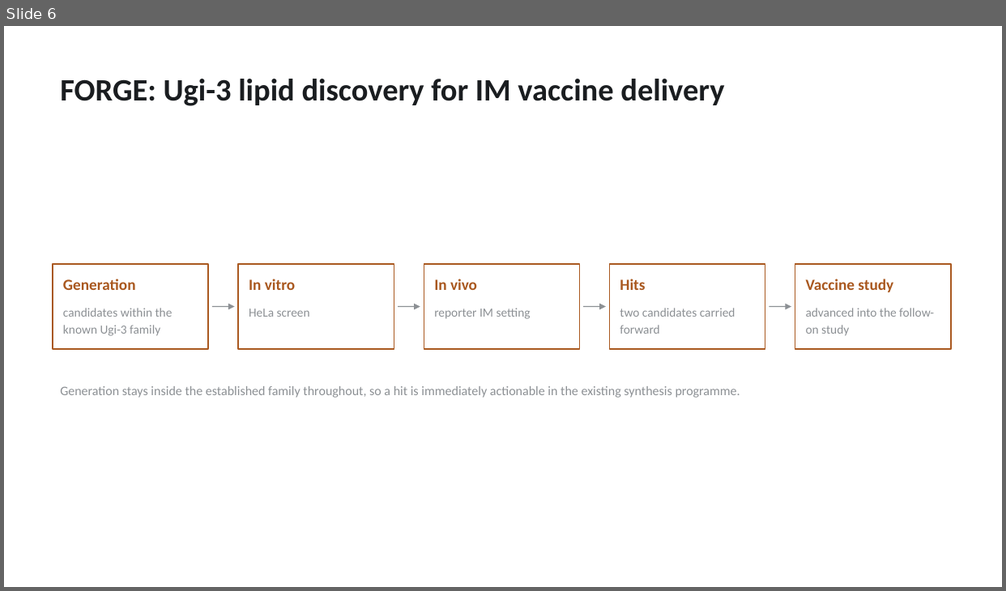
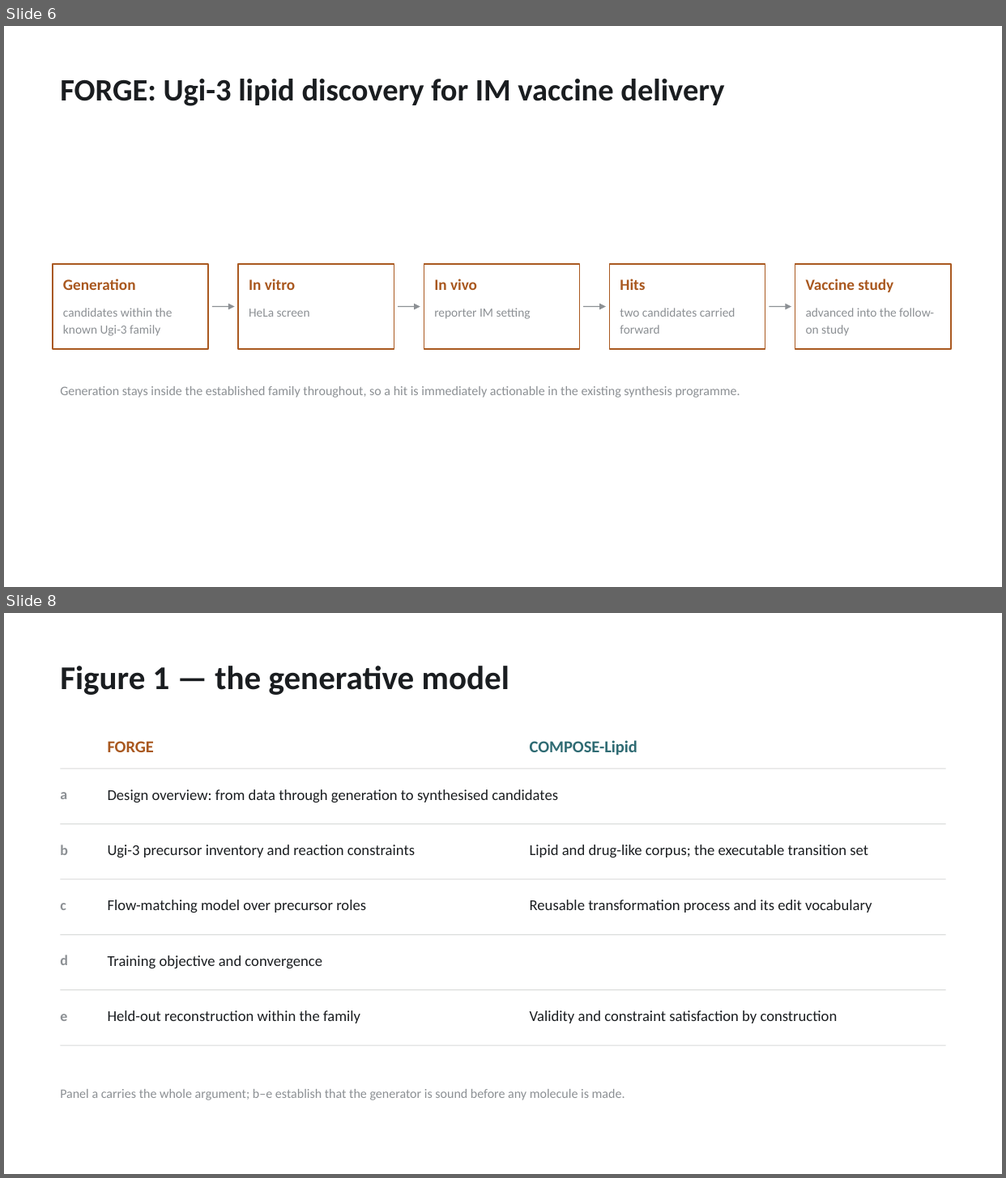
Before and after one commit to magantiro/compose_rgm, a slide deck: media/compose_slides/build/lipid_programs.pptx. Shown one above the other, each under a label of ours: slide 6 before the commit, slides 6 and 8 after it; the slides between them are not shown. The pictures are 1006x591 and 1006x1178 pixels, drawn with LibreOffice and Linux fonts; fonts in the diff are those of the drawing. Boxes give left, top, right and bottom in pixels: in the first picture for what was removed or moved away, otherwise in the second. Text is boxed around its words. In the diff, an @@ line names an element or a change of style, - is before the commit and + after.

Commit message:
media/compose_slides: research deck for the two lipid generative programmes
Twelve slides in the explainer's visual language: plain flow charts and panel
tables, no illustration, Calibri, one caption per slide. Colour is semantic
rather than decorative -- amber is FORGE and teal is COMPOSE-Lipid throughout,
so it carries the comparison.

Slides 2-6 describe the two programmes and their screening paths. Slides 7-12
lay out the intended papers: a five-figure arc, then a panel table per figure in
which a row spanning both columns is shared and a split row is where the
programmes differ.

Those figure slides describe panels that are PROPOSED, not results. No panel
carries a number and none reports a measurement; slide 7 says so explicitly.

qa_render.py renders and audits the emitted PPTX XML rather than the generator's
own variables, since a check recomputed from the code under test cannot fail. It
found five real defects on the first pass -- a title overflow, a label colliding
with its detail line on two slides, and two caption overflows -- all fixed.
Calibri is not installed here, so text is measured with Arial, which is wider at
the same size: the overflow check errs toward false alarm, never toward missing
one.

```diff
--- a/media/compose_slides/build/lipid_programs.pptx
+++ b/media/compose_slides/build/lipid_programs.pptx
@@ slide 8 added at (4, 613, 1002, 1174), background #FFFFFF @@
@@ text added at (60, 666, 509, 695), 32 pt, text #1A1D20, bold @@
+Figure 1 — the generative model
@@ text added at (108, 741, 154, 752), 16 pt, text #A9581F, bold @@
+FORGE
@@ text added at (530, 740, 637, 756), 16 pt, text #2F6B73, bold @@
+COMPOSE-Lipid
@@ line added from (60, 769) to (946, 769), #D8DAD9 0.75 pt @@
@@ text added at (60, 792, 67, 799), 14 pt, text #8C9094, bold @@
+a
@@ text added at (108, 790, 558, 803), 14.5 pt, text #1A1D20 @@
+Design overview: from data through generation to synthesised candidates
@@ line added from (60, 824) to (946, 824), #D8DAD9 0.75 pt @@
@@ text added at (60, 845, 68, 855), 14 pt, text #8C9094, bold @@
+b
@@ text added at (108, 845, 415, 858), 14.5 pt, text #1A1D20 @@
+Ugi-3 precursor inventory and reaction constraints
@@ text added at (530, 845, 868, 858), 14.5 pt, text #1A1D20 @@
+Lipid and drug-like corpus; the executable transition set
@@ line added from (60, 879) to (946, 879), #D8DAD9 0.75 pt @@
@@ text added at (60, 903, 66, 910), 14 pt, text #8C9094, bold @@
+c
@@ text added at (108, 900, 366, 913), 14.5 pt, text #1A1D20 @@
+Flow-matching model over precursor roles
@@ text added at (530, 900, 872, 913), 14.5 pt, text #1A1D20 @@
+Reusable transformation process and its edit vocabulary
@@ line added from (60, 935) to (946, 935), #D8DAD9 0.75 pt @@
@@ text added at (60, 955, 68, 965), 14 pt, text #8C9094, bold @@
+d
@@ text added at (108, 956, 322, 969), 14.5 pt, text #1A1D20 @@
+Training objective and convergence
@@ line added from (60, 990) to (946, 990), #D8DAD9 0.75 pt @@
@@ text added at (60, 1014, 67, 1021), 14 pt, text #8C9094, bold @@
+e
@@ text added at (108, 1011, 360, 1024), 14.5 pt, text #1A1D20 @@
+Held-out reconstruction within the family
@@ text added at (530, 1011, 837, 1024), 14.5 pt, text #1A1D20 @@
+Validity and constraint satisfaction by construction
@@ line added from (60, 1046) to (946, 1046), #D8DAD9 0.75 pt @@
@@ text added at (60, 1089, 625, 1101), 12.5 pt, text #8C9094 @@
+Panel a carries the whole argument; b–e establish that the generator is sound before any molecule is made.
```
Also in this commit, not shown: 5 other slides added, 4 other files.
